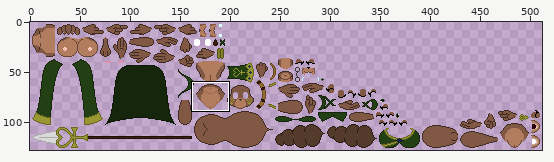
Sprite sheet: spine-assets/leune-sprite.png. The first picture is a wide view before the edit; the outline marks the close-up.
Close-up. Old version:
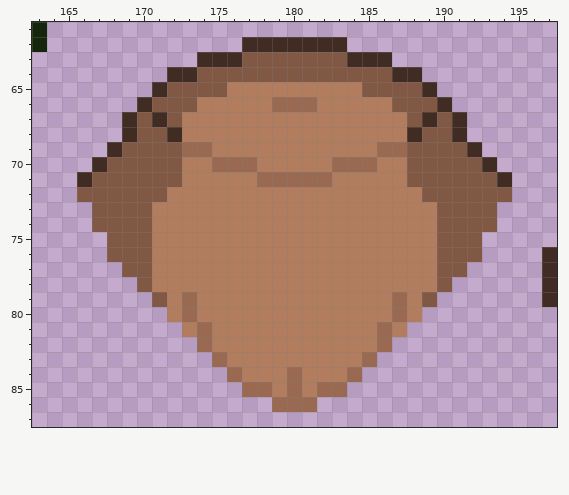
The file is 512x128 pixels. Colours within 5 levels of each other are drawn and written as one. Shown: x 163..197, y 61..87.
New version:
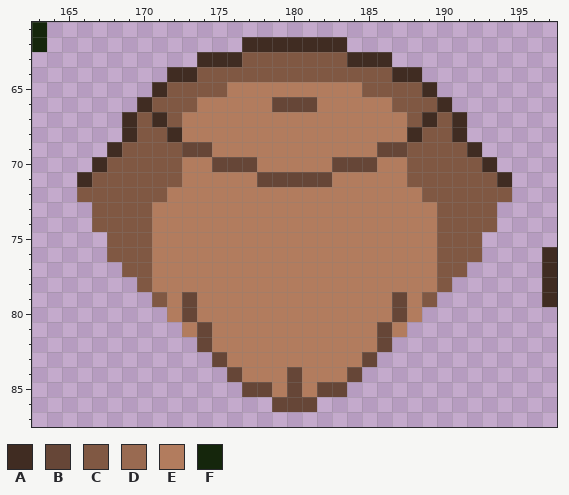
Palette (. is transparent): A #402c22  B #664637  C #805843  D #996a51  E #b27c5e  F #15260c
What changed:
Colour B replaces colour D in row 66 at x 179 to 181; in row 69 at x 173 to 174 and 186 to 187; in row 70 at x 175 to 177 and 183 to 185; in row 71 at x 178 to 182; in rows 79 to 80 at x 173 and 187; in rows 81 to 82 at x 174 and 186.
Colour B replaces colour D in row 83 at x 175 and 185; in row 84 at x 176, 180 and 184; in row 85 at x 177 to 178, 180 and 182 to 183; in row 86 at x 179 to 181.
